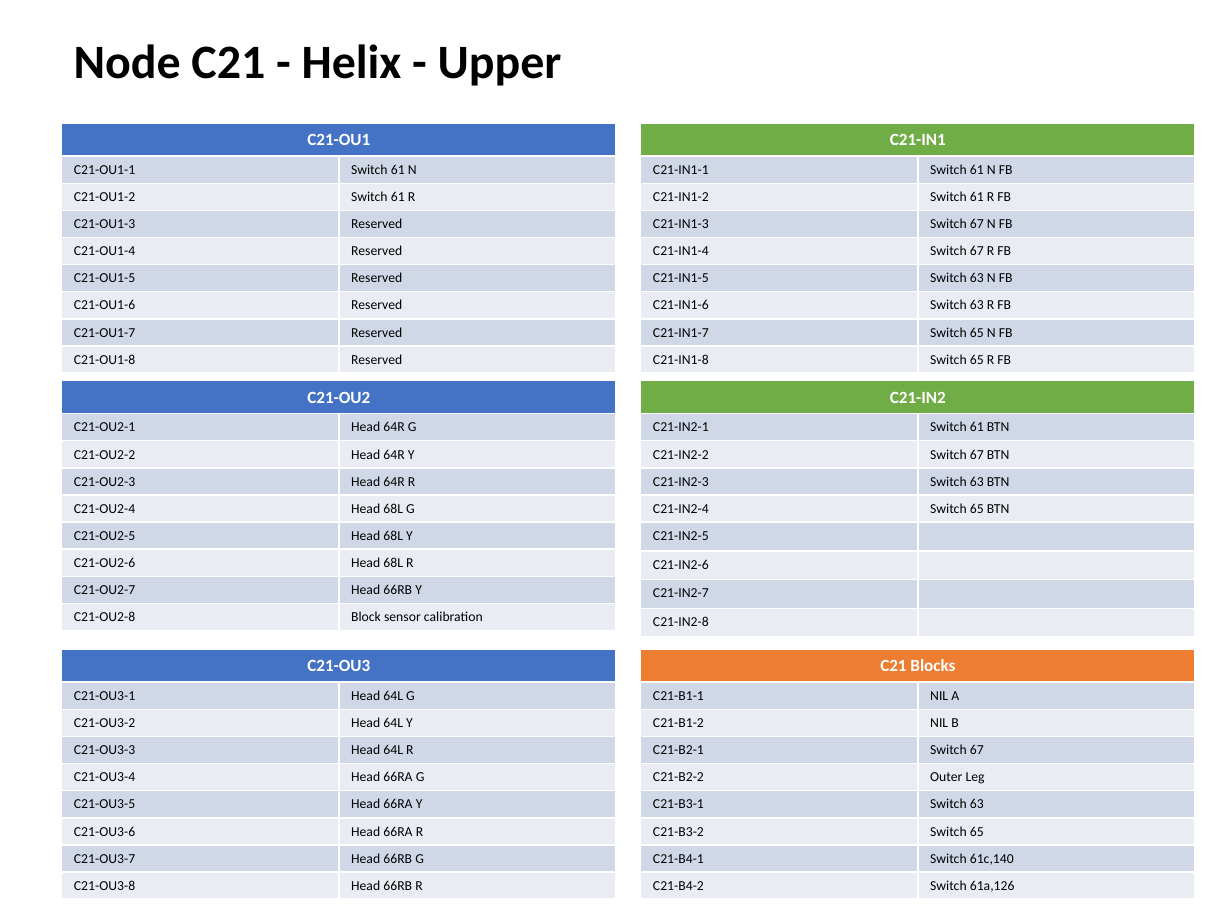
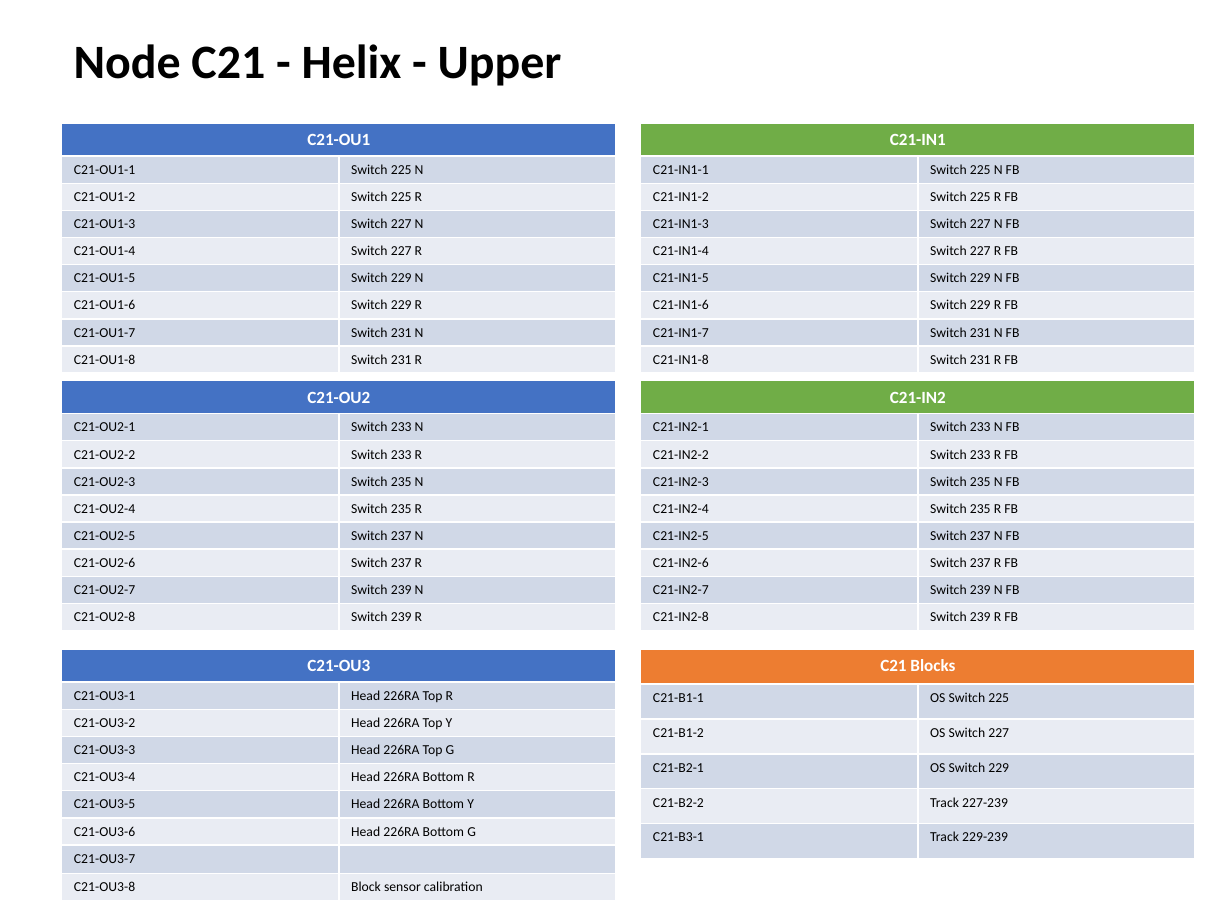
Before and after one commit to lnevo/hart, a slide deck: slide 11 of docs/wiring/Wiring_Schematic.pptx. Drawn at 1232x924 pixels with LibreOffice and Linux fonts; fonts in the diff are those of the drawing. Boxes give left, top, right and bottom in pixels: in the first picture for what was removed or moved away, otherwise in the second. Text is boxed around its words. In the diff, an @@ line names an element or a change of style, - is before the commit and + after.

```diff
--- a/docs/wiring/Wiring_Schematic.pptx
+++ b/docs/wiring/Wiring_Schematic.pptx
@@ table at <box>62,123,616,368</box> @@
-row 2, column 2: Switch 61 N
+row 2, column 2: Switch 225 N
-row 3, column 2: Switch 61 R
+row 3, column 2: Switch 225 R
-row 4, column 2: Reserved
+row 4, column 2: Switch 227 N
-row 5, column 2: Reserved
+row 5, column 2: Switch 227 R
-row 6, column 2: Reserved
+row 6, column 2: Switch 229 N
-row 7, column 2: Reserved
+row 7, column 2: Switch 229 R
-row 8, column 2: Reserved
+row 8, column 2: Switch 231 N
-row 9, column 2: Reserved
+row 9, column 2: Switch 231 R
@@ table at <box>641,123,1195,368</box> @@
-row 2, column 2: Switch 61 N FB
+row 2, column 2: Switch 225 N FB
-row 3, column 2: Switch 61 R FB
+row 3, column 2: Switch 225 R FB
-row 4, column 2: Switch 67 N FB
+row 4, column 2: Switch 227 N FB
-row 5, column 2: Switch 67 R FB
+row 5, column 2: Switch 227 R FB
-row 6, column 2: Switch 63 N FB
+row 6, column 2: Switch 229 N FB
-row 7, column 2: Switch 63 R FB
+row 7, column 2: Switch 229 R FB
-row 8, column 2: Switch 65 N FB
+row 8, column 2: Switch 231 N FB
-row 9, column 2: Switch 65 R FB
+row 9, column 2: Switch 231 R FB
@@ table at <box>62,381,616,625</box> @@
-row 2, column 2: Head 64R G
+row 2, column 2: Switch 233 N
-row 3, column 2: Head 64R Y
+row 3, column 2: Switch 233 R
-row 4, column 2: Head 64R R
+row 4, column 2: Switch 235 N
-row 5, column 2: Head 68L G
+row 5, column 2: Switch 235 R
-row 6, column 2: Head 68L Y
+row 6, column 2: Switch 237 N
-row 7, column 2: Head 68L R
+row 7, column 2: Switch 237 R
-row 8, column 2: Head 66RB Y
+row 8, column 2: Switch 239 N
-row 9, column 2: Block sensor calibration
+row 9, column 2: Switch 239 R
@@ table at <box>641,381,1195,625</box> @@
-row 2, column 2: Switch 61 BTN
+row 2, column 2: Switch 233 N FB
-row 3, column 2: Switch 67 BTN
+row 3, column 2: Switch 233 R FB
-row 4, column 2: Switch 63 BTN
+row 4, column 2: Switch 235 N FB
-row 5, column 2: Switch 65 BTN
+row 5, column 2: Switch 235 R FB
-row 6, column 2: 
+row 6, column 2: Switch 237 N FB
-row 7, column 2: 
+row 7, column 2: Switch 237 R FB
-row 8, column 2: 
+row 8, column 2: Switch 239 N FB
-row 9, column 2: 
+row 9, column 2: Switch 239 R FB
@@ table at <box>62,649,616,895</box> @@
-row 2, column 2: Head 64L G
+row 2, column 2: Head 226RA Top R
-row 3, column 2: Head 64L Y
+row 3, column 2: Head 226RA Top Y
-row 4, column 2: Head 64L R
+row 4, column 2: Head 226RA Top G
-row 5, column 2: Head 66RA G
+row 5, column 2: Head 226RA Bottom R
-row 6, column 2: Head 66RA Y
+row 6, column 2: Head 226RA Bottom Y
-row 7, column 2: Head 66RA R
+row 7, column 2: Head 226RA Bottom G
-row 8, column 2: Head 66RB G
+row 8, column 2: 
-row 9, column 2: Head 66RB R
+row 9, column 2: Block sensor calibration
@@ table at <box>641,649,1195,859</box> @@
-row 2: C21-B1-1 | NIL A
-row 3: C21-B1-2 | NIL B
-row 4: C21-B2-1 | Switch 67
-row 5: C21-B2-2 | Outer Leg
-row 6: C21-B3-1 | Switch 63
-row 7: C21-B3-2 | Switch 65
-row 8: C21-B4-1 | Switch 61c,140
-row 9: C21-B4-2 | Switch 61a,126
+row 2: C21-B1-1 | OS Switch 225
+row 3: C21-B1-2 | OS Switch 227
+row 4: C21-B2-1 | OS Switch 229
+row 5: C21-B2-2 | Track 227-239
+row 6: C21-B3-1 | Track 229-239
```
Also in this commit, not shown: 8 other slides changed, 7 slides added, 8 other files.
